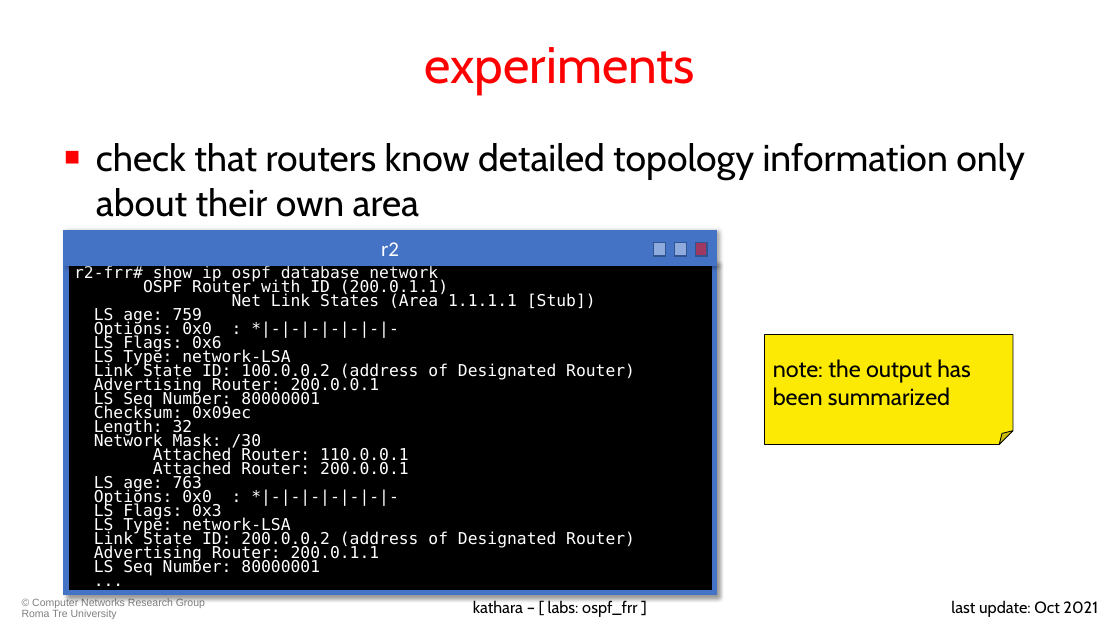
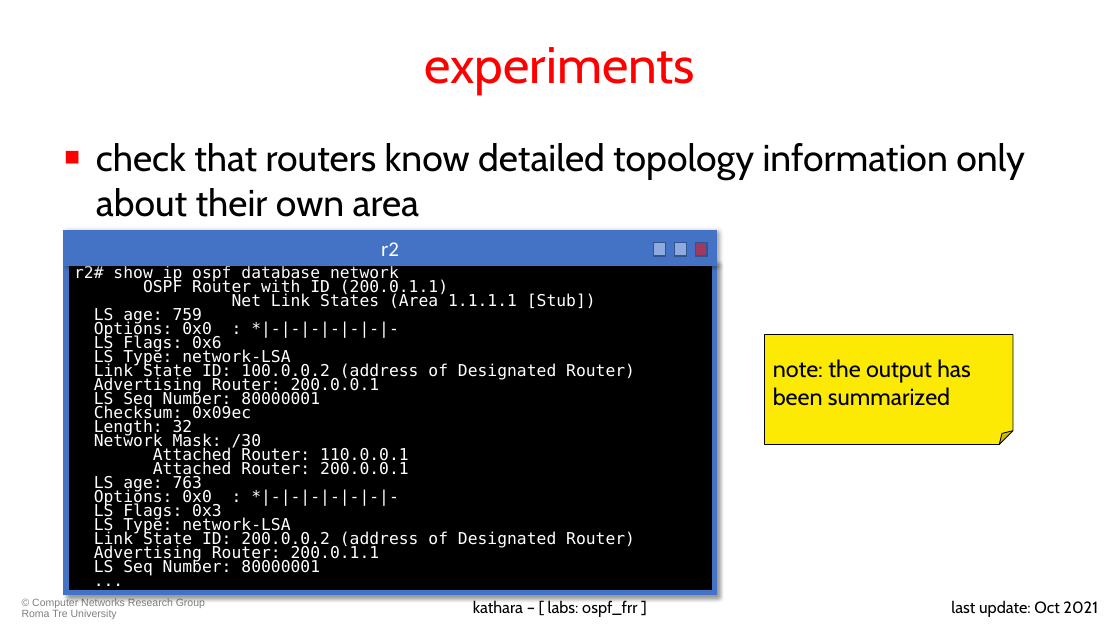
Before and after one commit to KatharaFramework/Kathara-Labs, a slide deck: slide 66 of main-labs/intradomain-routing/frr/ospf/020-kathara-lab_ospf.pptx. Drawn at 1120x630 pixels with LibreOffice and Linux fonts; fonts in the diff are those of the drawing; background and template pictures are left out. Boxes give left, top, right and bottom in pixels: in the first picture for what was removed or moved away, otherwise in the second. Text is boxed around its words. In the diff, an @@ line names an element or a change of style, - is before the commit and + after.

Commit message:
Small changes to ospf

```diff
--- a/main-labs/intradomain-routing/frr/ospf/020-kathara-lab_ospf.pptx
+++ b/main-labs/intradomain-routing/frr/ospf/020-kathara-lab_ospf.pptx
@@ text in rectangle at <box>74,264,399,282</box>: text changed @@
-r2-frr# show ip ospf database network
+r2# show ip ospf database network
```
Also in this commit, not shown: 15 other slides changed, 1 other file.
